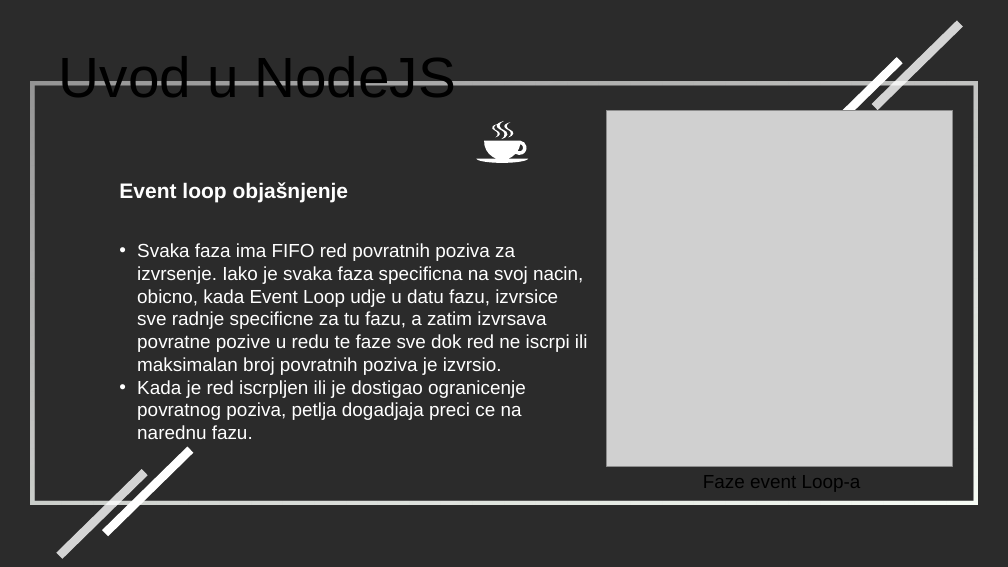
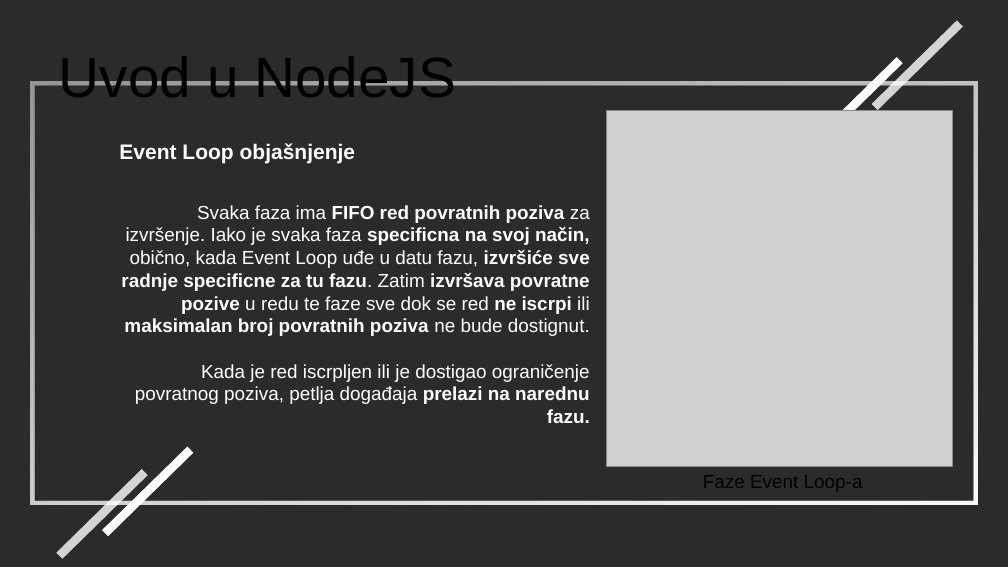
Before and after one commit to stefoverflow/NaperdnoSoftverskoInzenjerstvo, a slide deck: slide 9 of prezentacija.odp. Drawn at 1008x567 pixels with LibreOffice and Linux fonts; fonts in the diff are those of the drawing; grey boxes stand for pictures; background and template pictures are left out; a plain dark background stands for a picture behind light text. Boxes give left, top, right and bottom in pixels: in the first picture for what was removed or moved away, otherwise in the second. Text is boxed around its words. In the diff, an @@ line names an element or a change of style, - is before the commit and + after.

```diff
--- a/prezentacija.odp
+++ b/prezentacija.odp
@@ text at bbox=[119, 143, 356, 164]: text changed @@
-Event loop objašnjenje
+Event Loop objašnjenje
@@ freeform shape removed at bbox=[476, 121, 529, 163] @@
@@ text at bbox=[121, 205, 590, 423]: text changed @@
-• Svaka faza ima FIFO red povratnih poziva za izvrsenje. Iako je svaka faza specificna na svoj nacin, obicno, kada Event Loop udje u datu fazu, izvrsice sve radnje specificne za tu fazu, a zatim izvrsava povratne pozive u redu te faze sve dok red ne iscrpi ili maksimalan broj povratnih poziva je izvrsio.
-• Kada je red iscrpljen ili je dostigao ogranicenje povratnog poziva, petlja dogadjaja preci ce na narednu fazu.
+Svaka faza ima FIFO red povratnih poziva za izvršenje. Iako je svaka faza specificna na svoj način, obično, kada Event Loop uđe u datu fazu, izvršiće sve radnje specificne za tu fazu. Zatim izvršava povratne pozive u redu te faze sve dok se red ne iscrpi ili maksimalan broj povratnih poziva ne bude dostignut.
+Kada je red iscrpljen ili je dostigao ograničenje povratnog poziva, petlja događaja prelazi na narednu fazu.
@@ text at bbox=[703, 475, 863, 491]: text changed @@
-Faze event Loop-a
+Faze Event Loop-a
```
Also in this commit, not shown: 29 other slides changed, 13 slides added, 54 slides removed.
